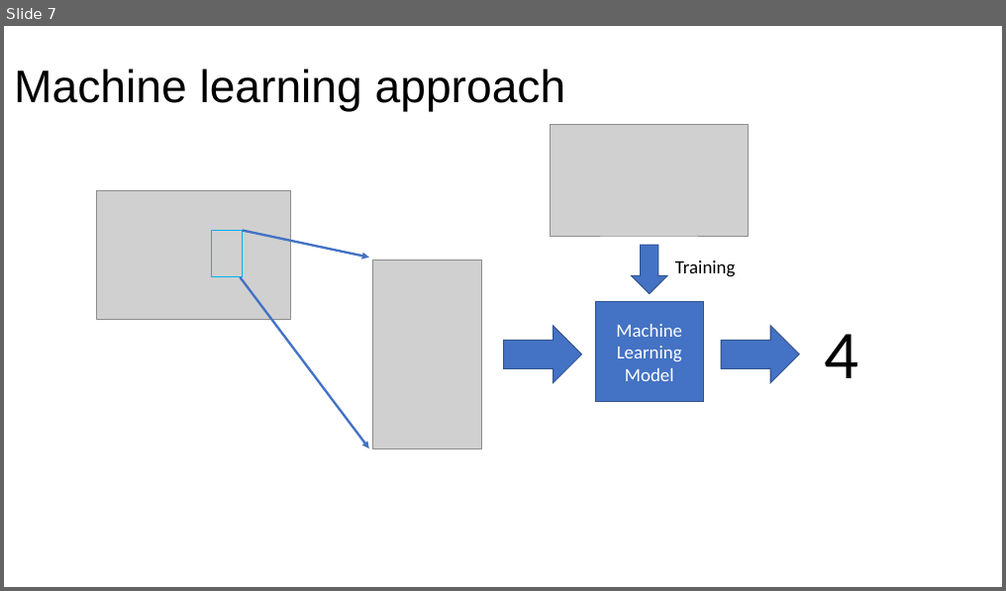
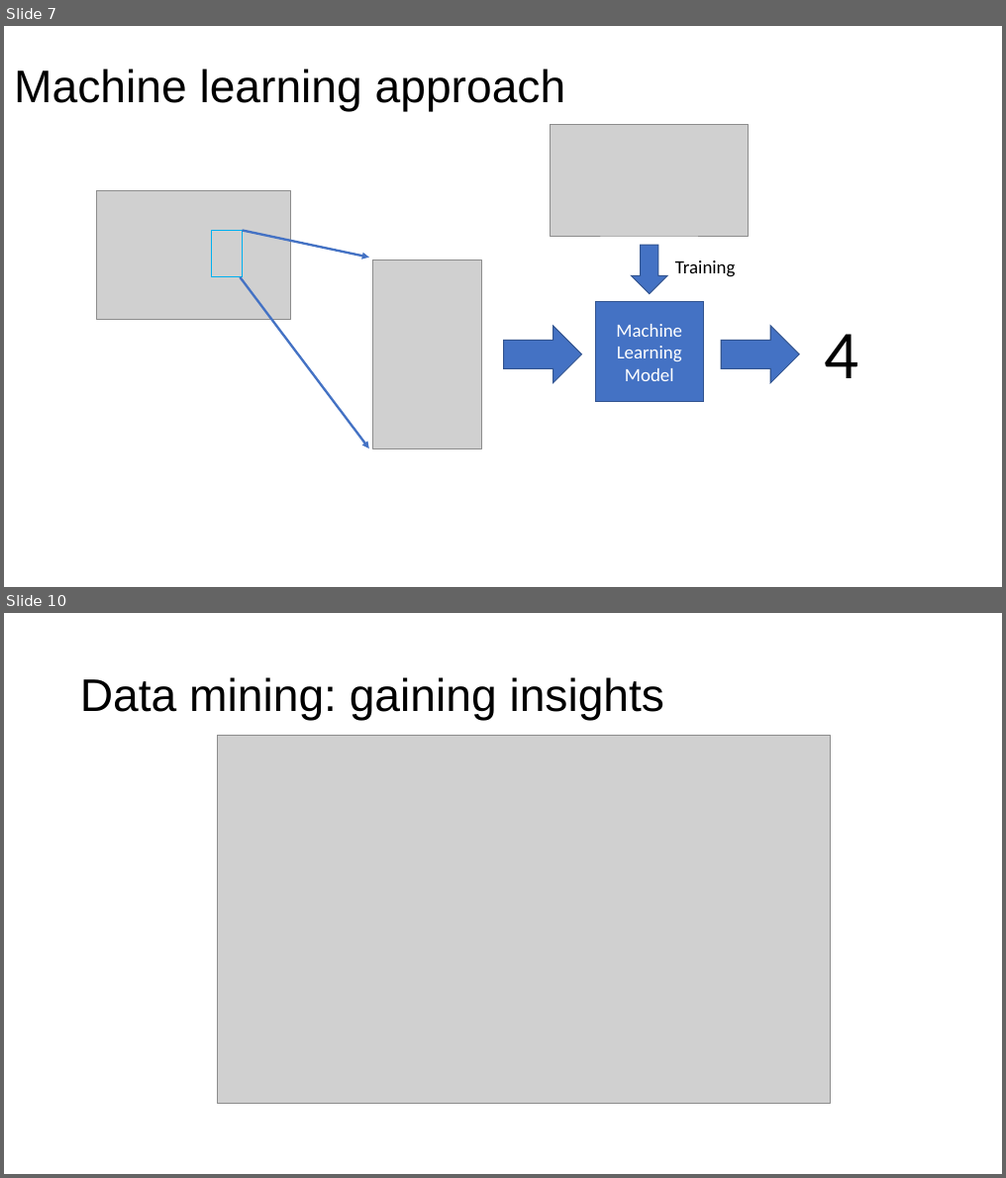
Before and after one commit to jshragge/GPGN535, a slide deck: 11_Machine_Learning_Introduction.pptx. Shown one above the other, each under a label of ours: slide 7 before the commit, slides 7 and 10 after it; the slides between them are not shown. The pictures are 1006x591 and 1006x1178 pixels, drawn with LibreOffice and Linux fonts; fonts in the diff are those of the drawing; grey boxes stand for pictures; background and template pictures are left out. Boxes give left, top, right and bottom in pixels: in the first picture for what was removed or moved away, otherwise in the second. Text is boxed around its words. In the diff, an @@ line names an element or a change of style, - is before the commit and + after.

```diff
--- a/11_Machine_Learning_Introduction.pptx
+++ b/11_Machine_Learning_Introduction.pptx
@@ slide 10 added at box(4, 613, 1002, 1174), background picture (left out) @@
@@ title added at box(80, 677, 665, 721), 44 pt, text #000000 @@
+Data mining: gaining insights
@@ picture added at box(218, 736, 830, 1103) @@
```
Also in this commit, not shown: 1 slide changed, 5 other slides added, 2 other files.
